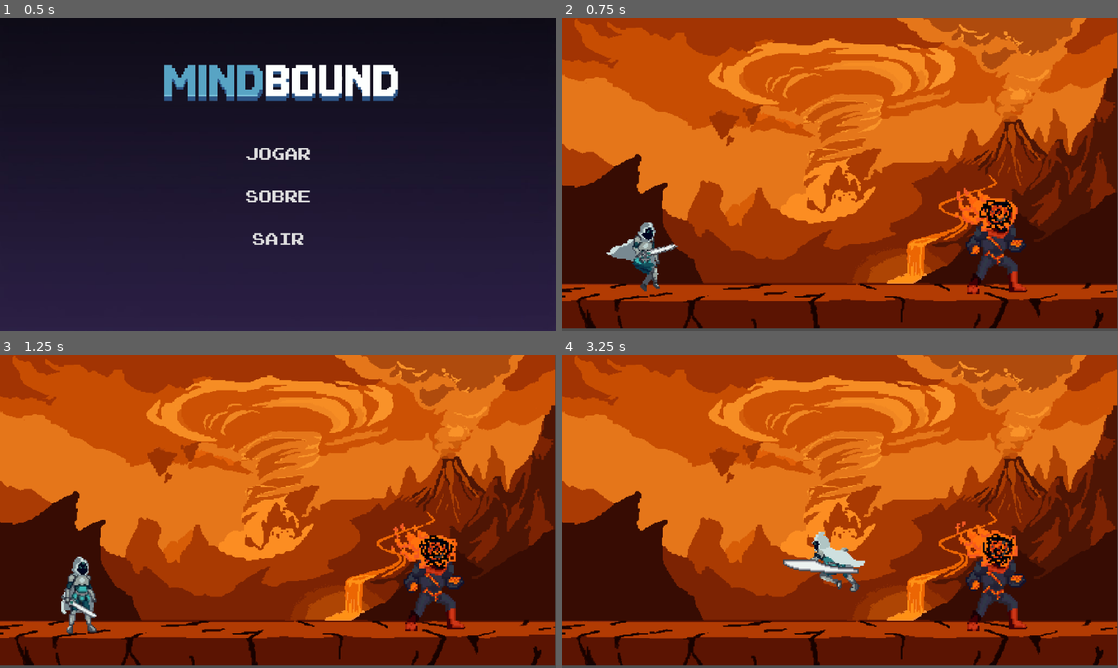
Above: before the commit, frames 1-4 (two rows, left to right).
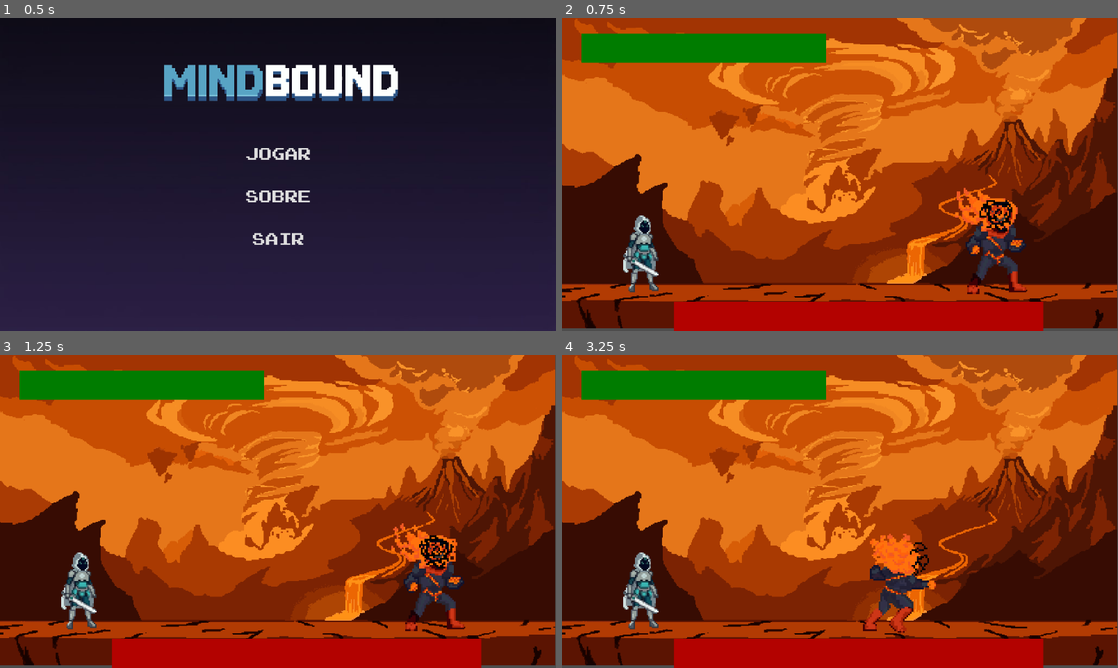
Above: after the commit, the same moments.

Repository: Yagohsl/Mindbound
Game: Godot game, scene res://screens/menu_principal.tscn
The game is run twice, just before and just after one commit, with the same random seed, the same clock (stepped at 60 frames per second) and the same inputs.
Inputs:
- Up to frame 1 (0.5 s): no input
- Up to frame 2 (0.75 s): click "JOGAR" at 0.5 s
- Up to frame 3 (1.25 s): no input
- Up to frame 4 (3.25 s): hold Right (move_right) 1.28-2.78 s; tap X (attack) at 1.35, 3.05 s; tap Space (jump) at 1.52, 1.82, 2.27, 2.3, 2.57, 2.85 s; tap C (dash) at 1.55, 2.1 s; hold Left (move_left) from 2.78 s (still down)

Frame 1 is identical in both runs. In frame 2, 12% of the frame differs, in the area x 3-87%, y 4-100%; in frame 3, 11%; in frame 4, 17%.
Error after the commit: Parse Error: Function "die()" not found in base self. (res://heroi.gd:107)

Commit message:
Implement health system and boss attack mechanics

Diff:
--- a/boss_ansiedade.gd
+++ b/boss_ansiedade.gd
@@ -10,29 +10,41 @@
 	RUN,
 	THOUGHTS,
 	TELEPORT,
+	EXPLOSION_PREP,
+	EXPLOSION,
 	DASH_PREP,
 	DASH,
-	DEAD
+	DEATH
 }
 var current_state = State.IDLE
+var max_health = 150
+var current_health = 150
 
 # Variaveis de atributos
 @export var speed = 150.0
-@export var rush_speed = 300.0 #velocidade dash
-@export var jump_velocity = -400.0
-@export var player_target: Node2D #referencia ao player
+@export var dash_speed: float = 400.0 #velocidade dash
+@export var health: int = 150
+@export var player: Node2D #referencia ao player
+@export var projectile_scene: PackedScene #arrasta a cena do projetil no inspetor
 
 var gravity = ProjectSettings.get_setting("physics/2d/default_gravity")
 
 @onready var anim = $AnimationPlayer
 @onready var sprite = $Sprite2D
+@onready var decision_timer = $DecisionTimer
+
+# var de controle de ataques
+var dash_direction: int = 0
+var dash_distance_left: float = 0.0
+var dash_max_distance: float = 500.0
+var min_teleport_distance: float = 250.0
 
 func _physics_process(delta: float) -> void:
-	if current_state == State.DEAD:
+	if current_state == State.DEATH:
 		return
 
 	# gravidade
-	if not is_on_floor():
+	if not is_on_floor() and current_state != State.TELEPORT:
 		velocity.y += gravity * delta
 
 	# execucao da maquina de estados
@@ -42,47 +54,128 @@
 			velocity.x = move_toward(velocity.x, 0, speed)
 
 		State.RUN:
+			if player:
+				var dir = sign(player.global_position.x - global_position.x)
+				velocity.x = dir * speed
+				flip_sprite(dir)
 			anim.play("run")
-			var direction = sign(player_target.global_position.x - global_position.x)
-			velocity.x = direction * rush_speed
-			flip_sprite(direction)
+
+		State.DASH:
+			anim.play("dash")
+			var step = dash_speed * delta
+			velocity.x = dash_direction * dash_speed
+			dash_distance_left -= step
+
+			if dash_distance_left <= 0:
+				velocity.x = 0
+				current_state = State.IDLE
+				decision_timer.start() # reinicia a IA
+
+	if current_state in [State.IDLE, State.RUN, State.DASH]:
+		move_and_slide()
+
+# Logica da IA
+func _on_decision_timer_timeout():
+	if current_state != State.IDLE and current_state != State.RUN:
+		return
+
+	# decide proximo ataque
+	var choices = [State.RUN, State.DASH_PREP, State.THOUGHTS, State.EXPLOSION_PREP, State.TELEPORT]
+	current_state = choices [randi() % choices.size()]
+	execute_attack_sequence()
+
+
+func execute_attack_sequence():
+	match current_state:
+		State.THOUGHTS:
+			velocity.x = 0
+			anim.play("projectile")
+			fire_preoccupation()
+			await anim.animation_finished # espera a animacao acabar
+			current_state = State.IDLE
+
+		State.EXPLOSION_PREP:
+			velocity.x = 0
+			anim.play("prep_explosion")
+			await get_tree().create_timer(0.5).timeout
+
+			current_state = State.EXPLOSION
+			anim.play("explosion")
+			fire_explosion()
+			await get_tree().create_timer(0.4).timeout
+
+			current_state = State.IDLE
+
+		State.TELEPORT:
+			velocity = Vector2.ZERO
+			anim.play("explosion")
+			await teleport_routine()
 
 		State.DASH_PREP:
-			anim.play("dash_prep")
 			velocity.x = 0
-		State.DASH:
-			anim.play("dash")
-			var direction = sign(player_target.global_position.x - global_position.x)
-			velocity.x = direction * (rush_speed * 2)
+			anim.play("prep_dash")
+			await get_tree().create_timer(0.5).timeout
 
-	move_and_slide()
+			if player:
+				dash_direction = sign(player.global_position.x - global_position.x)
+				if dash_direction == 0: dash_direction = 1
+			dash_distance_left = dash_max_distance
+			current_state = State.DASH
 
-# Logica da IA
-func _on_decision_timer_timmeout():
-	if current_state in [State.DEAD, State.DASH_PREP, State.DASH]:
-		return
-	decide_next_action()
+func fire_preoccupation():
+	if not projectile_scene or not player:return
+	var proj = projectile_scene.instantiate()
+	get_parent().add_child(proj)
+	proj.global_position = global_position
 
-func decide_next_action():
-	var distance_to_player = abs(player_target.global_position.x - global_position.x)
+	# angulo irregular
+	var angle = global_position.direction_to(player.global_position).angle() + randf_range(-0.2, 0.2)
+	proj.setup(angle, 300.0) # inicia o projetil
 
-	if distance_to_player > 300:
-		# Se o player estiver longe, joga projeteis
-		var choices = [State.THOUGHTS, State.DASH_PREP, State.RUN]
-		current_state = choices[randi() % choices.size()]
-	else:
-		# Se estiver perto
-		var choices = [State.TELEPORT, State.RUN]
-		current_state = choices[randi() % choices.size()]
+func fire_explosion():
+	if not projectile_scene: return
+	var num_projectiles = 12
+	for i in range(num_projectiles):
+		var proj = projectile_scene.instantiate()
+		get_parent().add_child(proj)
+		proj.global_position = global_position
+		var angle = (2 * PI / num_projectiles) * 1
+		proj.setup(angle, 250.0)
 
-	if current_state == State.THOUGHTS:
-		fire_projectiles()
+func teleport_routine():
+	var teleports_done = 0
+	while teleports_done < 3:
+		var rand_x = randf_range(100,1180)
+		while abs(rand_x - global_position.x) <min_teleport_distance:
+			rand_x = randf_range(100,1180)
+		var rand_y = randf_range(200, 500)
+		var target_pos = Vector2(rand_x, rand_y)
 
-func fire_projectiles():
-	anim.play("projectlie")
-	pass
-func flip_sprite(direction):
-	if direction < 0:
-		sprite.flip_h = true
-	elif direction > 0:
-		sprite.flip_h = false
+		await get_tree().create_timer(0.7).timeout
+
+		global_position = target_pos
+		teleports_done += 1
+
+		if teleports_done <3:
+			await get_tree().create_timer(0.3).timeout
+	current_state = State.IDLE
+
+func flip_sprite(dir):
+	sprite.flip_h = (dir < 0)
+
+func take_damage(amount):
+	current_health -= amount
+
+	if get_parent().has_method("update_hero_health"):
+		get_parent().update_hero_health(current_health)
+
+	# Hit
+	flash()
+
+func flash():
+	var mat = sprite.material
+
+	var tween = create_tween()
+
+	tween.tween_property(mat, "shader_parameter/flash_modifier", 1.0, 0.0)
+	tween.tween_property(mat, "shader_parameter/flash_modifier", 0.0, 0.15)
--- a/boss_ansiedade.tscn
+++ b/boss_ansiedade.tscn
@@ -2,6 +2,7 @@
 
 [ext_resource type="Script" uid="uid://bky3qqtwdmw4n" path="res://boss_ansiedade.gd" id="1_3dk8s"]
 [ext_resource type="Texture2D" uid="uid://bslcadvmmif51" path="res://assets/images/game/fighters/ansiedade.png" id="1_j6dw7"]
+[ext_resource type="PackedScene" uid="uid://br7tf3apryfor" path="res://projeteis_ansiedade.tscn" id="2_eu3k4"]
 
 [sub_resource type="Animation" id="Animation_j6dw7"]
 length = 0.001
@@ -128,7 +129,7 @@
 }
 
 [sub_resource type="Animation" id="Animation_vf2u1"]
-resource_name = "projectlie"
+resource_name = "projectile"
 tracks/0/type = "value"
 tracks/0/imported = false
 tracks/0/enabled = true
@@ -168,7 +169,7 @@
 &"prep_dash": SubResource("Animation_2cmim"),
 &"prep_explosion": SubResource("Animation_s2rrd"),
 &"prep_projectile": SubResource("Animation_8q71c"),
-&"projectlie": SubResource("Animation_vf2u1"),
+&"projectile": SubResource("Animation_vf2u1"),
 &"run": SubResource("Animation_ctdoh")
 }
 
@@ -178,6 +179,7 @@
 
 [node name="BossAnsiedade" type="CharacterBody2D" unique_id=141011473]
 script = ExtResource("1_3dk8s")
+projectile_scene = ExtResource("2_eu3k4")
 
 [node name="Sprite2D" type="Sprite2D" parent="." unique_id=1486758928]
 scale = Vector2(4, 4)
@@ -193,4 +195,8 @@
 position = Vector2(-1, 3)
 shape = SubResource("CapsuleShape2D_j6dw7")
 
-[node name="TimerDecisao" type="Timer" parent="." unique_id=721603857]
+[node name="DecisionTimer" type="Timer" parent="." unique_id=721603857]
+wait_time = 1.5
+autostart = true
+
+[connection signal="timeout" from="DecisionTimer" to="." method="_on_decision_timer_timeout"]
--- a/heroi.gd
+++ b/heroi.gd
@@ -10,6 +10,10 @@
 # Referencias aos nós de sprite e animacao
 @onready var sprite = $Sprite2D
 @onready var anim = $AnimationPlayer
+
+signal health_changed(new_health)
+var max_health = 100
+var current_health = 100
 
 var is_attacking = false
 var is_dashing = false
@@ -88,6 +92,28 @@
 
 	move_and_slide()
 
+func take_damage(amount):
+	current_health -= amount
+
+
+	if get_parent().has_method("update_hero_health"):
+		get_parent().update_hero_health(current_health)
+
+	health_changed.emit(current_health)
+	# Hit
+	flash()
+
+	if current_health <=0:
+		die()
+
+func flash():
+	var mat = sprite.material
+
+	var tween = create_tween()
+
+	tween.tween_property(mat, "shader_parameter/flash_modifier", 1.0, 0.0)
+	tween.tween_property(mat, "shader_parameter/flash_modifier", 0.0, 0.15)
+
 
 func _on_animation_player_animation_finished(anim_name: StringName) -> void:
 	if anim_name == "attack":
--- /dev/null
+++ b/heroi.gdshader
@@ -0,0 +1,14 @@
+shader_type canvas_item;
+
+void vertex() {
+	// Called for every vertex the material is visible on.
+}
+
+void fragment() {
+	// Called for every pixel the material is visible on.
+}
+
+//void light() {
+//	// Called for every pixel for every light affecting the CanvasItem.
+//	// Uncomment to replace the default light processing function with this one.
+//}
--- /dev/null
+++ b/projeteis_ansiedade.gd
@@ -0,0 +1,44 @@
+extends Area2D
+
+var velocity: Vector2 = Vector2.ZERO
+var wave_speed: float = 0.0
+var wave_amplitude: float = 0.0
+var time_alive: float = 0.0
+var base_y: float = 0.0
+
+@export var damage: int = 5
+
+func setup(angle: float, speed: float):
+	# Calcula a velocidade inicial com base no ângulo
+	velocity = Vector2(cos(angle), sin(angle)) * speed
+	wave_speed = randf_range(10.0, 18.0)
+
+	# Na Godot, como a tela costuma ser maior ou a física funciona diferente,
+	# pode ser necessário aumentar a amplitude.
+	wave_amplitude = randf_range(20.0, 50.0)
+
+func _ready():
+	# Salva o Y original para a onda senoidal não distorcer a rota
+	base_y = global_position.y
+
+func _process(delta):
+	time_alive += delta
+
+	# Efeito ondulatório
+	var wave = sin(time_alive * wave_speed) * wave_amplitude
+
+	global_position.x += velocity.x * delta
+	base_y += velocity.y * delta
+	global_position.y = base_y + wave
+
+	# Destrói o projétil se sair da tela
+	if global_position.x < -50 or global_position.x > 1330 or global_position.y < -50 or global_position.y > 770:
+		queue_free()
+
+# Conecte este sinal usando a aba "Node" ao lado do "Inspector"
+func _on_body_entered(body):
+	if body.is_in_group("player"):
+		# Substitui o "hasattr(target, 'dashing')" do Python
+		if body.has_method("take_damage") and not body.dashing:
+			body.take_damage(damage)
+			queue_free() # Some ao acertar
--- /dev/null
+++ b/projeteis_ansiedade.tscn
@@ -0,0 +1,12 @@
+[gd_scene format=3 uid="uid://br7tf3apryfor"]
+
+[ext_resource type="Script" uid="uid://c8ujet4ig3vlh" path="res://projeteis_ansiedade.gd" id="1_yn7i1"]
+
+[node name="ProjeteisAnsiedade" type="Area2D" unique_id=594192946]
+script = ExtResource("1_yn7i1")
+
+[node name="Sprite2D" type="Sprite2D" parent="." unique_id=1908430827]
+
+[node name="CollisionShape2D" type="CollisionShape2D" parent="." unique_id=1280588446]
+
+[connection signal="body_entered" from="." to="." method="_on_body_entered"]
--- /dev/null
+++ b/screens/arena_batalha.gd
@@ -0,0 +1,26 @@
+extends Node2D
+
+
+@onready var hero = $Hero
+@onready var hero_health_bar = $UI/HeroHealthBar
+
+@onready var boss = $BossAnxiety
+@onready var boss_health_bar = $UI/BossHealthBar
+
+func _ready():
+	# Inicializamos as barras com a vida máxima dos lutadores
+	hero_health_bar.max_value = hero.max_health
+	hero_health_bar.value = hero.current_health
+
+	boss_health_bar.max_value = boss.max_health
+	boss_health_bar.value = boss.current_health
+
+# Função que será chamada quando o Herói tomar dano
+func update_hero_health(new_health):
+	# A Godot tem ferramentas legais como o "create_tween()" se você quiser
+	# que a barra desça suavemente, mas de forma direta é assim:
+	hero_health_bar.value = new_health
+
+# Função que será chamada quando o Boss tomar dano
+func update_boss_health(new_health):
+	boss_health_bar.value = new_health
--- a/screens/arena_batalha.tscn
+++ b/screens/arena_batalha.tscn
@@ -1,5 +1,6 @@
 [gd_scene format=3 uid="uid://dsnsntnxknv1u"]
 
+[ext_resource type="Script" uid="uid://c2nqukigni2m3" path="res://screens/arena_batalha.gd" id="1_28jst"]
 [ext_resource type="Texture2D" uid="uid://b4wir400nniyn" path="res://assets/images/game/maps/background1.png" id="1_nd1db"]
 [ext_resource type="PackedScene" uid="uid://yhj5oal0pkp4" path="res://heroi.tscn" id="2_toxup"]
 [ext_resource type="PackedScene" uid="uid://c1c6uwng84vl1" path="res://boss_ansiedade.tscn" id="3_1rla3"]
@@ -7,7 +8,27 @@
 [sub_resource type="RectangleShape2D" id="RectangleShape2D_toxup"]
 size = Vector2(1397, 90)
 
+[sub_resource type="Gradient" id="Gradient_xojux"]
+interpolation_mode = 1
+offsets = PackedFloat32Array(0)
+colors = PackedColorArray(0, 0.4862745, 0, 1)
+metadata/_snap_count = 2
+
+[sub_resource type="GradientTexture2D" id="GradientTexture2D_2uib8"]
+gradient = SubResource("Gradient_xojux")
+fill_from = Vector2(1, 0)
+fill_to = Vector2(0, 0)
+
+[sub_resource type="Gradient" id="Gradient_iywkd"]
+interpolation_mode = 1
+offsets = PackedFloat32Array(0)
+colors = PackedColorArray(0.70427847, 0.0112805, 2.8878452e-07, 1)
+
+[sub_resource type="GradientTexture2D" id="GradientTexture2D_8eo88"]
+gradient = SubResource("Gradient_iywkd")
+
 [node name="Arena" type="StaticBody2D" unique_id=880845399]
+script = ExtResource("1_28jst")
 
 [node name="Sprite2D" type="Sprite2D" parent="." unique_id=2143365313]
 position = Vector2(-5, -11)
@@ -22,5 +43,27 @@
 [node name="Heroi" parent="." unique_id=1426187125 instance=ExtResource("2_toxup")]
 position = Vector2(195, 538)
 
-[node name="BossAnsiedade" parent="." unique_id=141011473 instance=ExtResource("3_1rla3")]
+[node name="BossAnsiedade" parent="." unique_id=141011473 node_paths=PackedStringArray("player") instance=ExtResource("3_1rla3")]
 position = Vector2(1001, 505)
+player = NodePath("../Heroi")
+
+[node name="UI" type="CanvasLayer" parent="." unique_id=1739122279]
+
+[node name="HeroHealthBar" type="TextureProgressBar" parent="UI" unique_id=1692155627]
+offset_left = 45.0
+offset_top = 36.0
+offset_right = 608.0
+offset_bottom = 103.0
+value = 100.0
+nine_patch_stretch = true
+texture_progress = SubResource("GradientTexture2D_2uib8")
+
+[node name="BossHealthBar" type="TextureProgressBar" parent="UI" unique_id=1009476480]
+offset_left = 258.0
+offset_top = 653.0
+offset_right = 1108.0
+offset_bottom = 722.0
+max_value = 200.0
+value = 200.0
+nine_patch_stretch = true
+texture_progress = SubResource("GradientTexture2D_8eo88")
Not shown, added: heroi.gdshader.uid
Not shown, added: projeteis_ansiedade.gd.uid
Not shown, added: screens/arena_batalha.gd.uid
